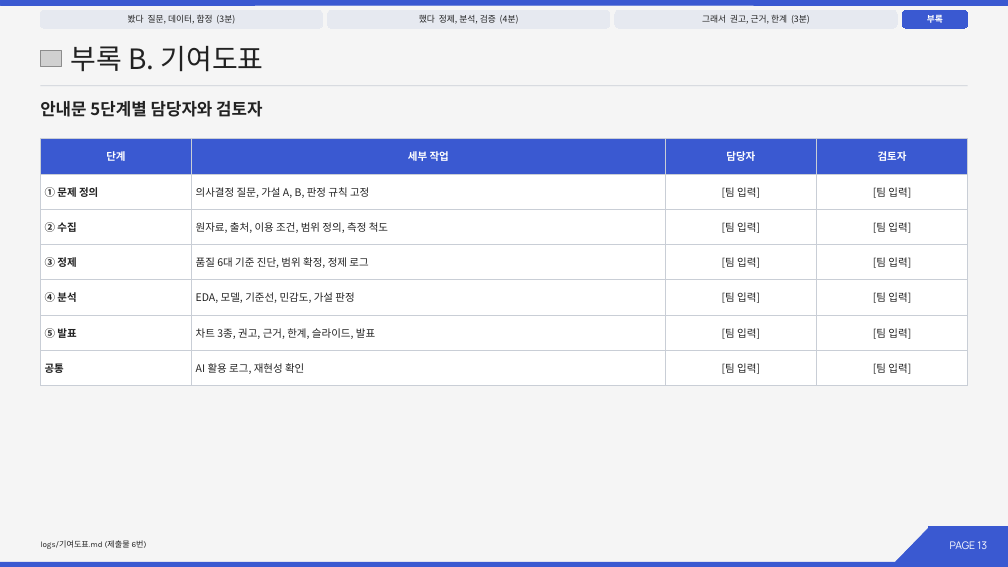
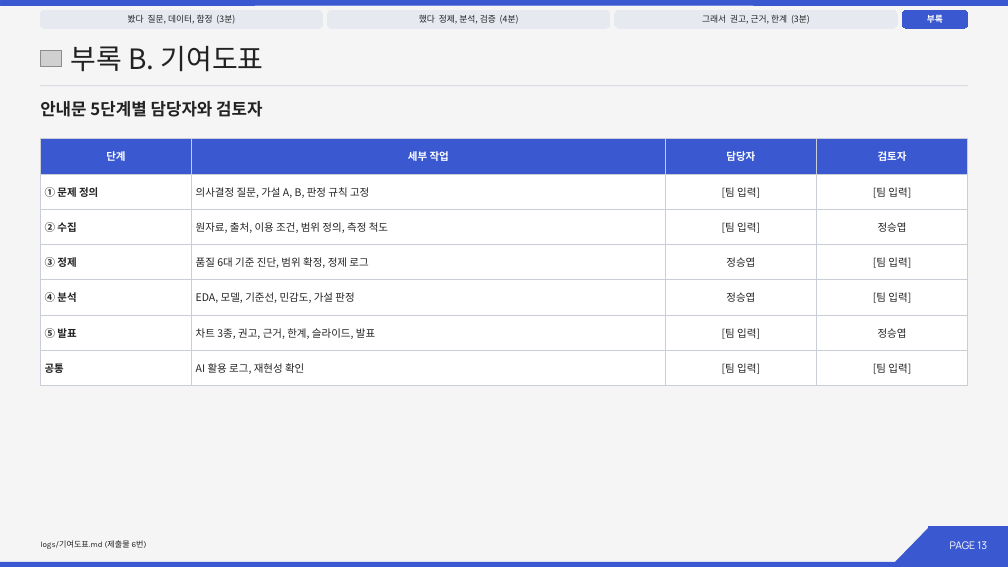
Before and after one commit to 202103116-stack/university-dropout-risk-analysis, a slide deck: slide 13 of slides/14조_발표.pptx. Drawn at 1008x567 pixels with LibreOffice and Linux fonts; fonts in the diff are those of the drawing; grey boxes stand for pictures. Boxes give left, top, right and bottom in pixels: in the first picture for what was removed or moved away, otherwise in the second. Text is boxed around its words. In the diff, an @@ line names an element or a change of style, - is before the commit and + after.

```diff
--- a/slides/14조_발표.pptx
+++ b/slides/14조_발표.pptx
@@ table at box(40, 139, 968, 378) @@
-row 3, column 4: [팀 입력]
+row 3, column 4: 정승엽
-row 4, column 3: [팀 입력]
+row 4, column 3: 정승엽
-row 5, column 3: [팀 입력]
+row 5, column 3: 정승엽
-row 6, column 4: [팀 입력]
+row 6, column 4: 정승엽
```
Also in this commit, not shown: 9 other files.
